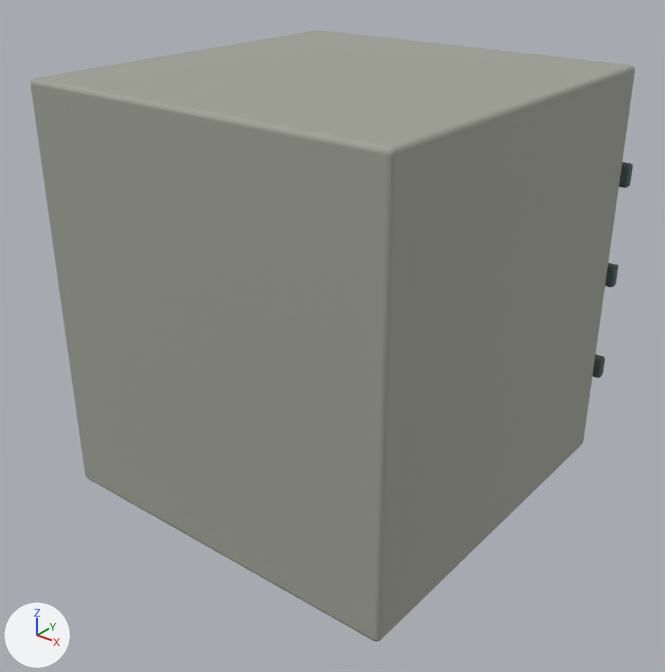
The Blender file tools/godot-campaign/structure-art/blend/abutment-shaft-0.blend as it was, and as the next commit left it.
Both versions are drawn from a 50 mm lens placed at (1.232, -1.578, 1.337), pointed at (0.014, -0.055, 0.393). Every picture has the same lights, and +X, +Y and +Z are marked at lower left. The first picture is the older version.

Objects in the first picture: 'abutment_0', 'abutment_1'.
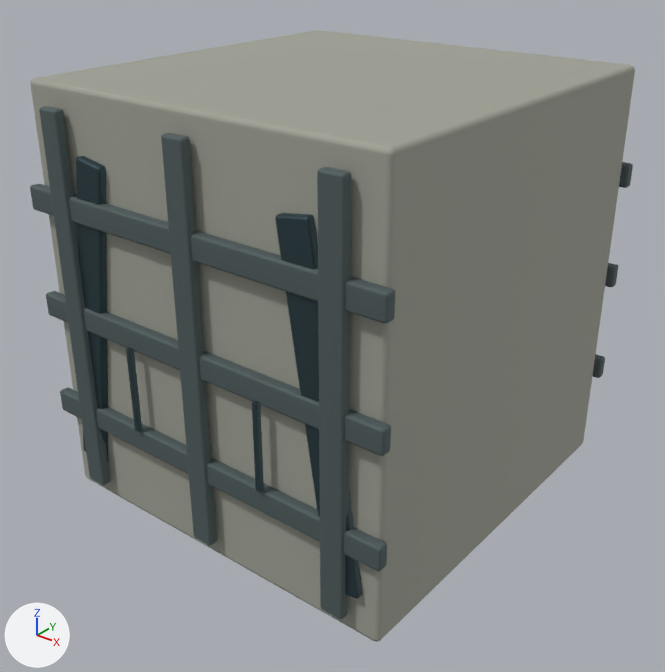
Edits to the bpy script that builds the scene:
```text
Change me_cube_001:
    used by ob_abutment_0; location = (0.0, 0.0, 0.0); rotation_euler = (1.571, 0.0, 0.0), in degrees (90, 0, 0)
    remove me_cube_001.from_pydata(...)  # 336 vertices, 324 faces; spans x -0.47..0.47, y 0.055..0.945, z -0.495..-0.461
    add me_cube_001.from_pydata(...)  # 672 vertices, 648 faces; spans x -0.47..0.47, y 0.055..0.945, z -0.495..0.495
    me_cube_001 part 1: the loose piece of 56 vertices spanning x -0.47..0.47, y 0.212..0.267, z -0.488..-0.461 is copied, and the copy is moved by (0.0, 0.0, 0.95); it spans x -0.47..0.47, y 0.212..0.267, z 0.461..0.488
    me_cube_001 part 2: the loose piece of 56 vertices spanning x -0.47..0.47, y 0.463..0.517, z -0.488..-0.461 is copied, and the copy is moved by (0.0, 0.0, 0.95); it spans x -0.47..0.47, y 0.463..0.517, z 0.461..0.488
    me_cube_001 part 3: the loose piece of 56 vertices spanning x -0.47..0.47, y 0.713..0.767, z -0.488..-0.461 is copied, and the copy is moved by (0.0, 0.0, 0.95); it spans x -0.47..0.47, y 0.713..0.767, z 0.461..0.488
    me_cube_001 part 4: the loose piece of 56 vertices spanning x -0.388..-0.333, y 0.055..0.945, z -0.495..-0.471 is copied, and the copy is moved by (0.0, 0.0, 0.966); it spans x -0.388..-0.333, y 0.055..0.945, z 0.471..0.495
    me_cube_001 part 5: the loose piece of 56 vertices spanning x -0.027..0.027, y 0.055..0.945, z -0.495..-0.471 is copied, and the copy is moved by (0.0, 0.0, 0.966); it spans x -0.027..0.027, y 0.055..0.945, z 0.471..0.495
    me_cube_001 part 6: the loose piece of 56 vertices spanning x 0.333..0.388, y 0.055..0.945, z -0.495..-0.471 is copied, and the copy is moved by (0.0, 0.0, 0.966); it spans x 0.333..0.388, y 0.055..0.945, z 0.471..0.495
Change me_cube_007:
    used by ob_abutment_2; location = (0.0, 0.0, 0.0); rotation_euler = (1.571, 0.0, 0.0), in degrees (90, 0, 0)
    remove me_cube_007.from_pydata(...)  # 224 vertices, 216 faces; spans x -0.416..0.416, y 0.105..0.855, z -0.498..-0.438
    add me_cube_007.from_pydata(...)  # 448 vertices, 432 faces; spans x -0.416..0.416, y 0.105..0.855, z -0.498..0.498
    me_cube_007 part 7: the loose piece of 56 vertices spanning x -0.416..-0.23, y 0.105..0.855, z -0.483..-0.438 is copied, and the copy is moved by (0.0, 0.0, 0.92); it spans x -0.416..-0.23, y 0.105..0.855, z 0.438..0.483
    me_cube_007 part 8: the loose piece of 56 vertices spanning x 0.23..0.416, y 0.105..0.855, z -0.483..-0.438 is copied, and the copy is moved by (0.0, 0.0, 0.92); it spans x 0.23..0.416, y 0.105..0.855, z 0.438..0.483
    me_cube_007 part 9: the loose piece of 56 vertices spanning x -0.186..-0.174, y 0.27..0.47, z -0.498..-0.486 is copied, and the copy is moved by (0.0, 0.0, 0.984); it spans x -0.186..-0.174, y 0.27..0.47, z 0.486..0.498
    me_cube_007 part 10: the loose piece of 56 vertices spanning x 0.174..0.186, y 0.27..0.47, z -0.498..-0.486 is copied, and the copy is moved by (0.0, 0.0, 0.984); it spans x 0.174..0.186, y 0.27..0.47, z 0.486..0.498
```

Location of each change, [x1, y1, x2, y2] in pixels of the pictures (665 x 672 px):
'abutment_0', reshaped (mostly hidden before)
    before: [593, 162, 633, 378]
    after: [30, 106, 633, 619]
'abutment_2', reshaped (not visible before)
    after: [76, 156, 363, 598]
part 1 of me_cube_001, added
    after: [60, 387, 387, 571]
part 2 of me_cube_001, added
    after: [46, 291, 391, 456]
part 3 of me_cube_001, added
    after: [30, 184, 395, 323]
part 4 of me_cube_001, added
    after: [39, 106, 110, 485]
part 5 of me_cube_001, added
    after: [161, 133, 217, 545]
part 6 of me_cube_001, added
    after: [317, 167, 351, 619]
part 7 of me_cube_007, added (dark cyan)
    after: [76, 156, 108, 460]
part 8 of me_cube_007, added (dark cyan)
    after: [275, 213, 363, 598]
part 9 of me_cube_007, added (dark cyan)
    after: [126, 347, 142, 432]
part 10 of me_cube_007, added (dark cyan)
    after: [252, 401, 264, 492]
